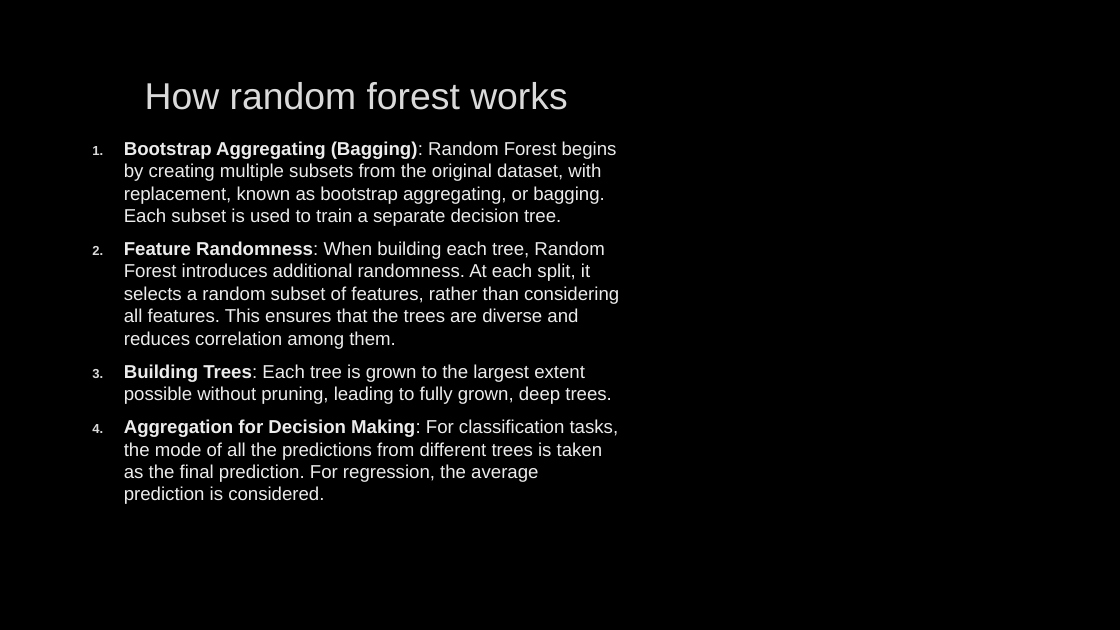
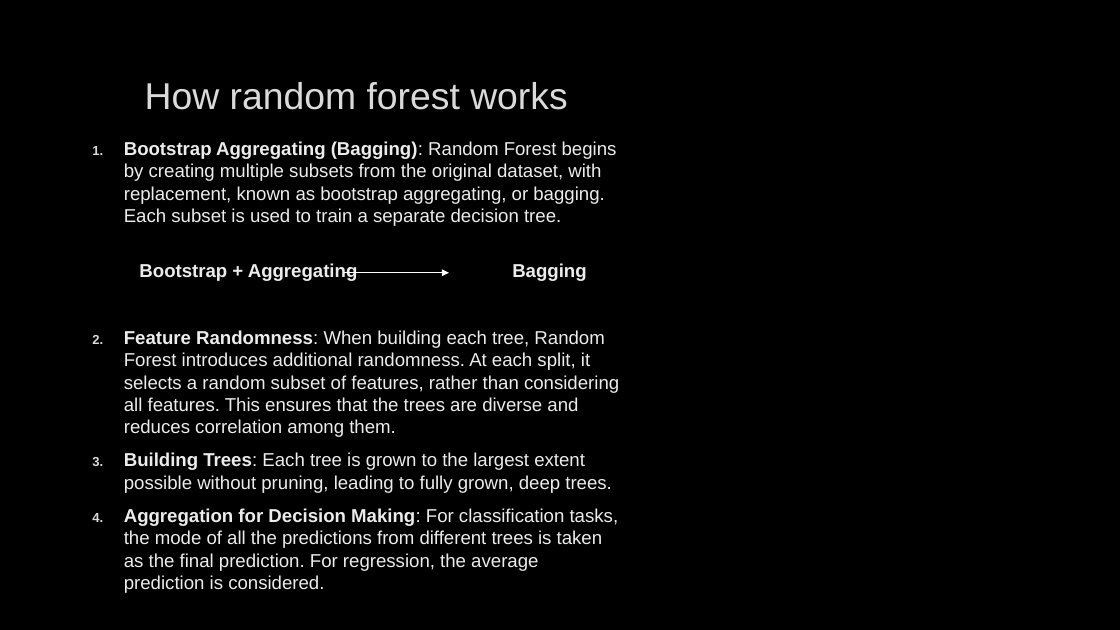
Before and after one commit to farshadmrd/random_forest, a slide deck: slide 5 of random_forest.pptx. Drawn at 1120x630 pixels with LibreOffice and Linux fonts; fonts in the diff are those of the drawing; background and template pictures are left out. Boxes give left, top, right and bottom in pixels: in the first picture for what was removed or moved away, otherwise in the second. Text is boxed around its words. In the diff, an @@ line names an element or a change of style, - is before the commit and + after.

```diff
--- a/random_forest.pptx
+++ b/random_forest.pptx
@@ text at bbox=[139, 263, 586, 281]: paragraph added @@
+Bootstrap + Aggregating Bagging
@@ arrow added from (344, 273) to (449, 273), #FFFFFF 0.75 pt @@
```
Also in this commit, not shown: 3 slides added, 1 other file.
